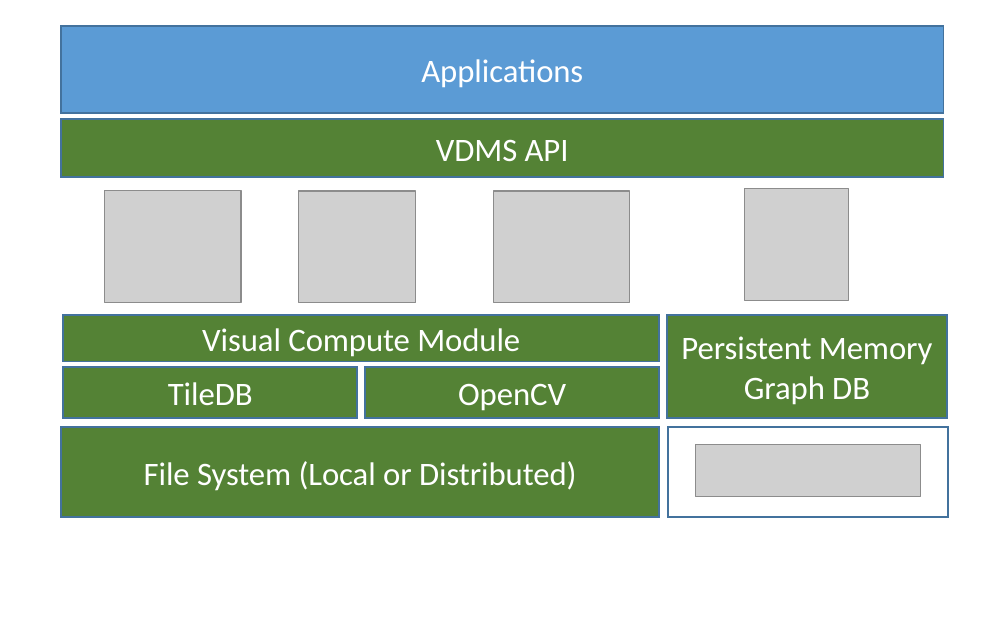
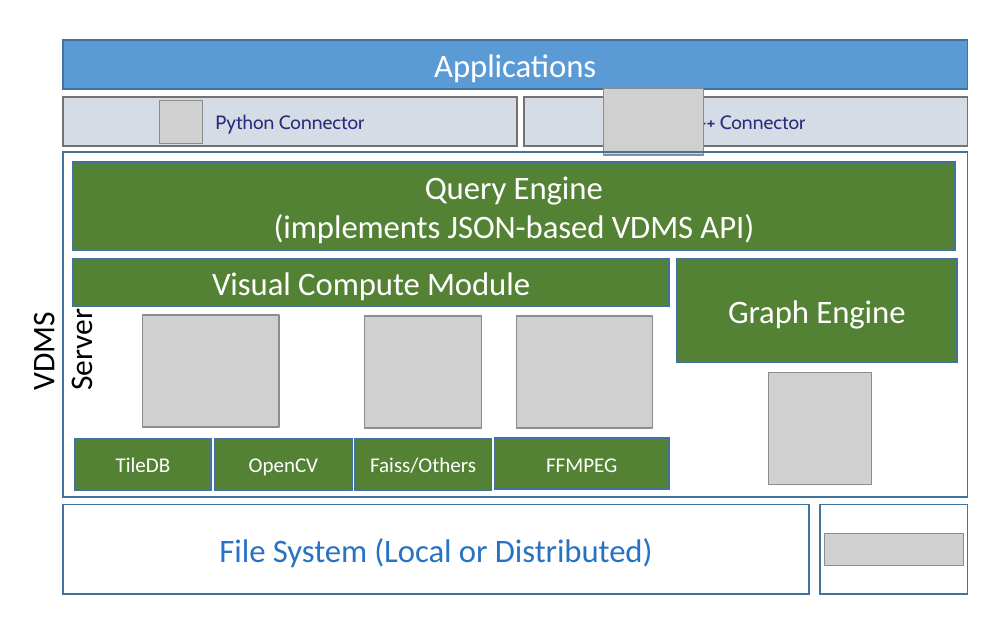
Before and after one commit to luisremis/visual_storm, a slide deck: slide 1 of yfcc100m/paper/figures/vdms_arch.pptx (slide 2 before the commit). Drawn at 1008x630 pixels with LibreOffice and Linux fonts; fonts in the diff are those of the drawing; grey boxes stand for pictures. Boxes give left, top, right and bottom in pixels: in the first picture for what was removed or moved away, otherwise in the second. Text is boxed around its words. In the diff, an @@ line names an element or a change of style, - is before the commit and + after.

```diff
--- a/yfcc100m/paper/figures/vdms_arch.pptx
+++ b/yfcc100m/paper/figures/vdms_arch.pptx
@@ rectangle "Applications": place and size @@
-rectangle "Applications" at (60, 25, 942, 113)
+rectangle "Applications" at (63, 40, 968, 89)
@@ picture added at (604, 88, 703, 155) @@
@@ cube added at (63, 97, 518, 146), fill #D6DCE5, outline #767171 1 pt, 11 pt, text #2A2C7D @@
+Python Connector
@@ picture added at (160, 101, 203, 144) @@
@@ cube added at (524, 97, 968, 146), fill #D6DCE5, outline #767171 1 pt, 11 pt, text #2A2C7D @@
+C++ Connector
@@ rectangle added at (63, 152, 968, 498), outline #43739E 1 pt @@
@@ rectangle "Query Engine": place and size @@
-rectangle "Query Engine" at (60, 118, 942, 176)
+rectangle "Query Engine" at (73, 161, 955, 251)
@@ text in rectangle at (274, 176, 754, 244): text changed @@
-VDMS API
+Query Engine
+(implements JSON-based VDMS API)
@@ rectangle "Visual Compute Module": place and size @@
-rectangle "Visual Compute Module" at (63, 315, 659, 362)
+rectangle "Visual Compute Module" at (73, 260, 669, 306)
@@ rectangle "Graph Engine": place and size @@
-rectangle "Graph Engine" at (667, 315, 946, 418)
+rectangle "Graph Engine" at (677, 260, 956, 363)
@@ text added at (24, 317, 100, 389), 18 pt, text #000000 @@
+VDMS Server
@@ picture: place and size @@
-picture at (105, 190, 241, 302)
+picture at (142, 315, 278, 427)
@@ picture: place and size @@
-picture at (299, 192, 416, 304)
+picture at (365, 316, 483, 428)
@@ picture: place and size @@
-picture at (494, 192, 630, 304)
+picture at (517, 316, 653, 428)
@@ text in rectangle at (728, 300, 905, 329): text changed @@
-Persistent Memory
-Graph DB
+Graph Engine
@@ picture: place and size @@
-picture at (745, 188, 848, 300)
+picture at (769, 373, 872, 485)
@@ rectangle "TileDB": place and size @@
-rectangle "TileDB" at (63, 367, 358, 418)
+rectangle "TileDB" at (74, 438, 210, 490)
@@ rectangle "TileDB" at (74, 438, 210, 490): size 18.7 to 12 pt @@
@@ rectangle "OpenCV" at (215, 438, 352, 490): size 18.7 to 12 pt @@
@@ rectangle "OpenCV": place and size @@
-rectangle "OpenCV" at (365, 367, 660, 418)
+rectangle "OpenCV" at (215, 438, 352, 490)
@@ rectangle added at (355, 438, 491, 490), fill #548235, outline #43739E 1 pt, 12 pt, text #FFFFFF @@
+Faiss/Others
@@ rectangle added at (495, 438, 670, 490), fill #548235, outline #43739E 1 pt, 12 pt, text #FFFFFF @@
+FFMPEG
@@ rectangle "File System (Local or Distributed)": place and size @@
-rectangle "File System (Local or Distributed)" at (60, 427, 659, 517)
+rectangle "File System (Local or Distributed)" at (63, 504, 809, 593)
@@ rectangle "File System (Local or Distributed)" at (63, 504, 809, 593): text colour #FFFFFF to #2872C5; fill #548235 to none @@
@@ rectangle: place and size @@
-rectangle at (668, 427, 948, 517)
+rectangle at (820, 504, 968, 593)
@@ picture: place and size @@
-picture at (696, 445, 920, 496)
+picture at (824, 533, 964, 566)
```
Also in this commit, not shown: 1 other file.
